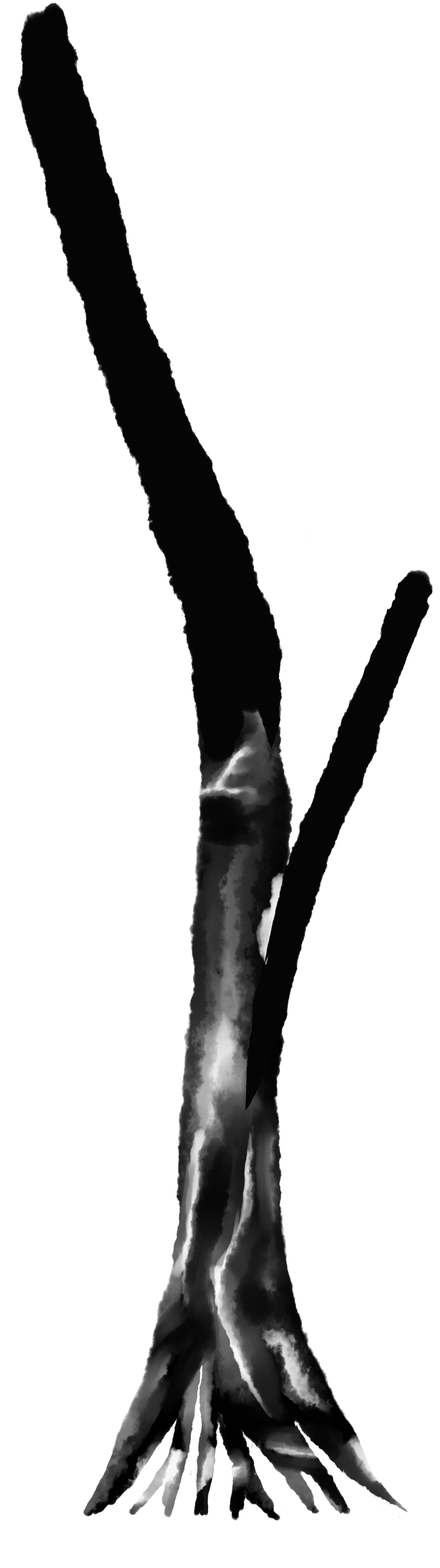
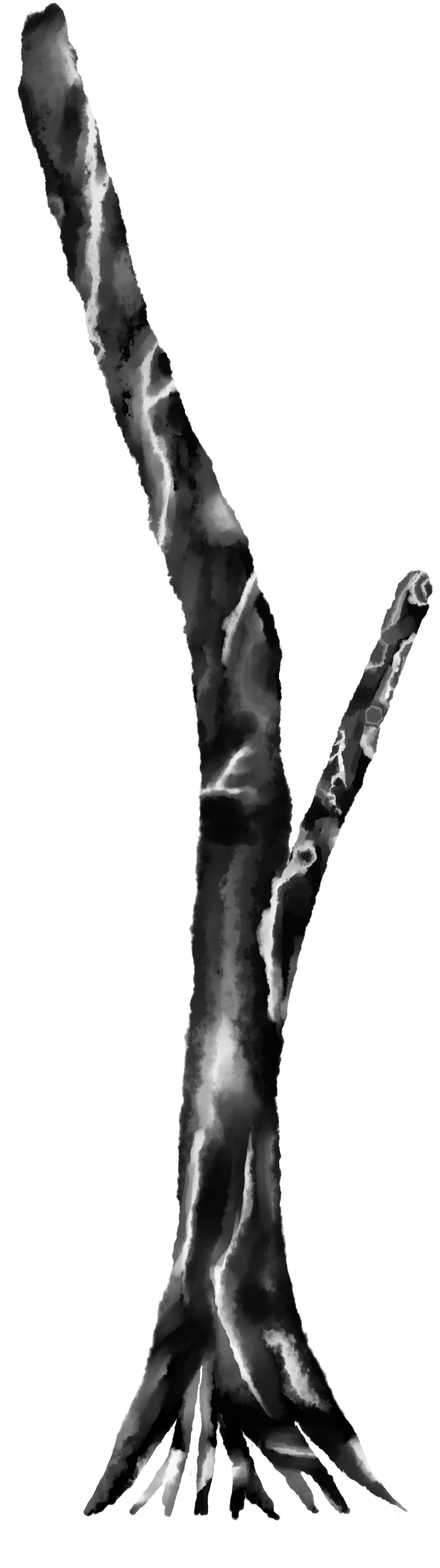
Layer changes from the first w=440, h=1568 image to the second:
painted on "レイヤー8" over [left=17, top=2, right=433, bottom=1111]
removed layer "レイヤー7" over [left=147, top=516, right=409, bottom=1111]
